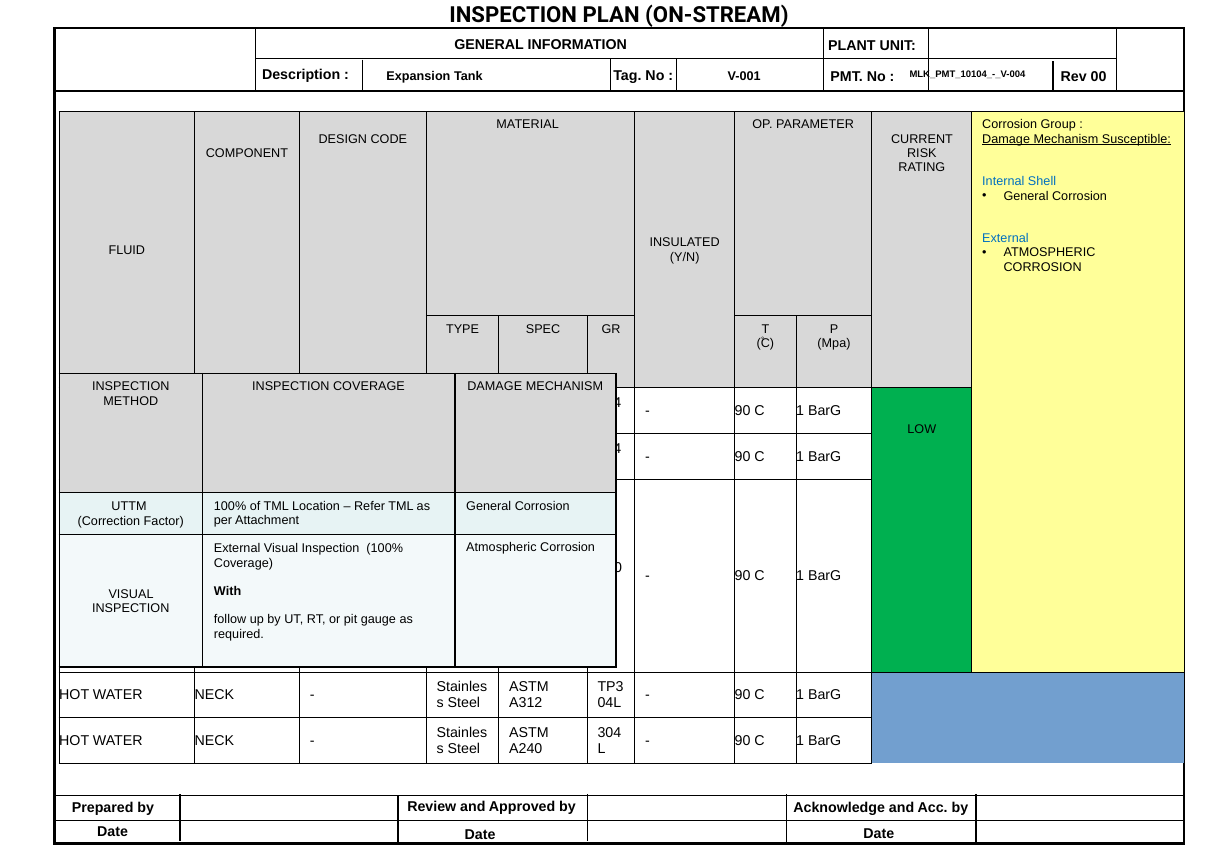
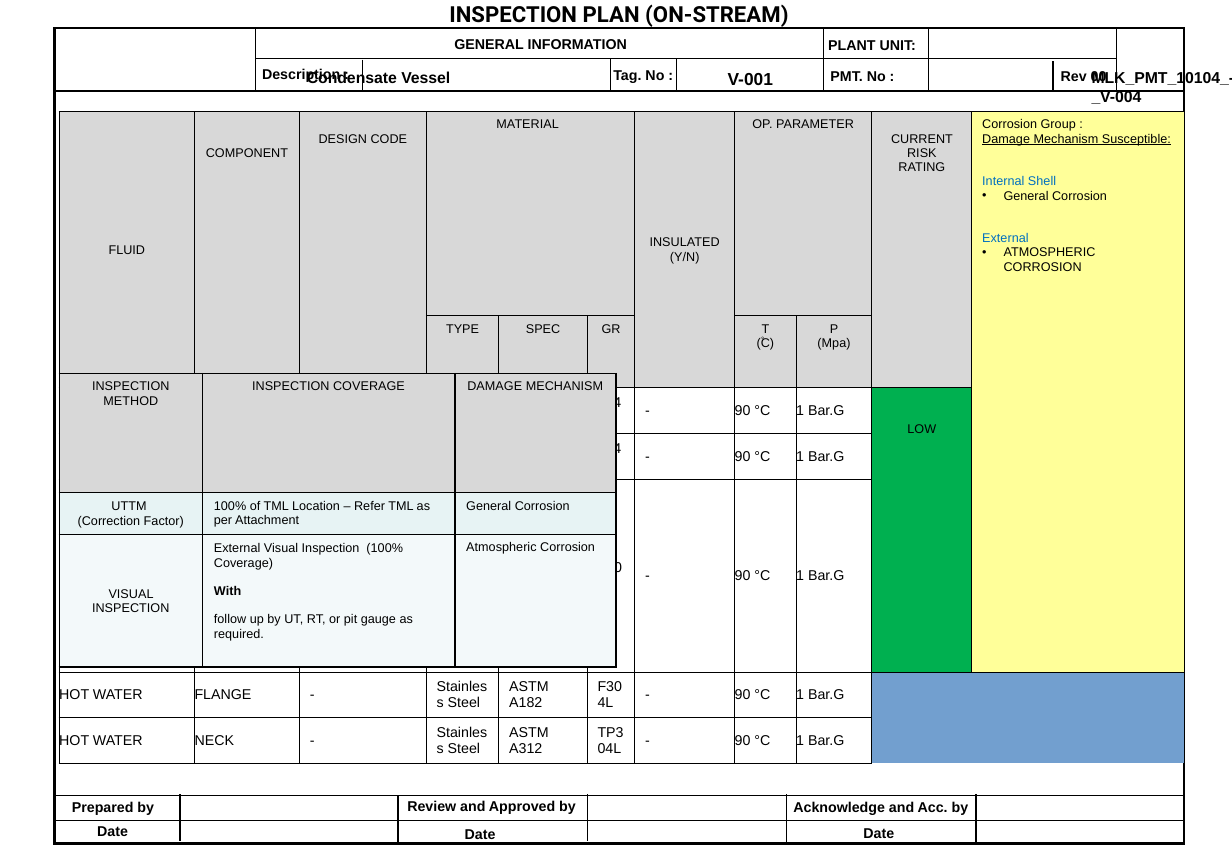
Before and after one commit to AMIRULHAFIZI/IPetro_Workshop_2, a slide deck: slide 1 of outputs/Inspection_Plan_MLK_PMT_10104_-_V-004.pptx. Drawn at 1232x853 pixels with LibreOffice and Linux fonts; fonts in the diff are those of the drawing; background and template pictures are left out. Boxes give left, top, right and bottom in pixels: in the first picture for what was removed or moved away, otherwise in the second. Text is boxed around its words. In the diff, an @@ line names an element or a change of style, - is before the commit and + after.

```diff
--- a/outputs/Inspection_Plan_MLK_PMT_10104_-_V-004.pptx
+++ b/outputs/Inspection_Plan_MLK_PMT_10104_-_V-004.pptx
@@ text at box(307, 71, 450, 88): text changed; size 8 to 10 pt @@
-Expansion Tank
+Condensate Vessel
@@ text "V-001" at box(728, 73, 773, 85): size 8 to 11 pt @@
@@ text "MLK_PMT_10104_-_V-004": place and size @@
-text "MLK_PMT_10104_-_V-004" at box(910, 70, 1026, 80)
+text "MLK_PMT_10104_-_V-004" at box(1092, 71, 1232, 104)
@@ text "MLK_PMT_10104_-_V-004" at box(1092, 71, 1232, 104): size 6 to 10 pt @@
@@ table at box(59, 111, 1186, 757) @@
-row 3, column 8: 90 C
+row 3, column 8: 90 °C
-row 3, column 9: 1 BarG
+row 3, column 9: 1 Bar.G
-row 4, column 8: 90 C
+row 4, column 8: 90 °C
-row 4, column 9: 1 BarG
+row 4, column 9: 1 Bar.G
-row 5, column 8: 90 C
+row 5, column 8: 90 °C
-row 5, column 9: 1 BarG
+row 5, column 9: 1 Bar.G
-row 6: HOT WATER | NECK | - | Stainless Steel | ASTM A312 | TP304L | - | 90 C | 1 BarG |  | 
+row 6: HOT WATER | FLANGE | - | Stainless Steel | ASTM A182 | F304L | - | 90 °C | 1 Bar.G |  | 
-row 7: HOT WATER | NECK | - | Stainless Steel | ASTM A240 | 304L | - | 90 C | 1 BarG |  | 
+row 7: HOT WATER | NECK | - | Stainless Steel | ASTM A312 | TP304L | - | 90 °C | 1 Bar.G |  | 
```
Also in this commit, not shown: 5 slides added, 12 other files.
